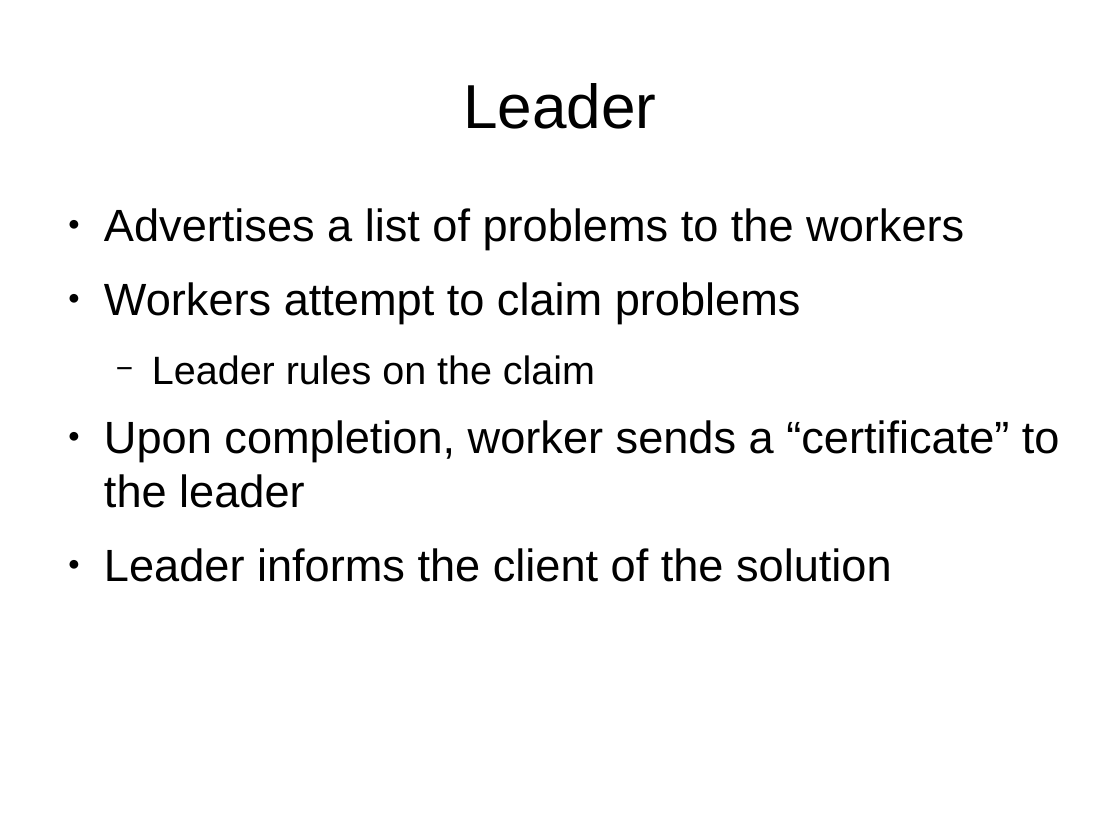
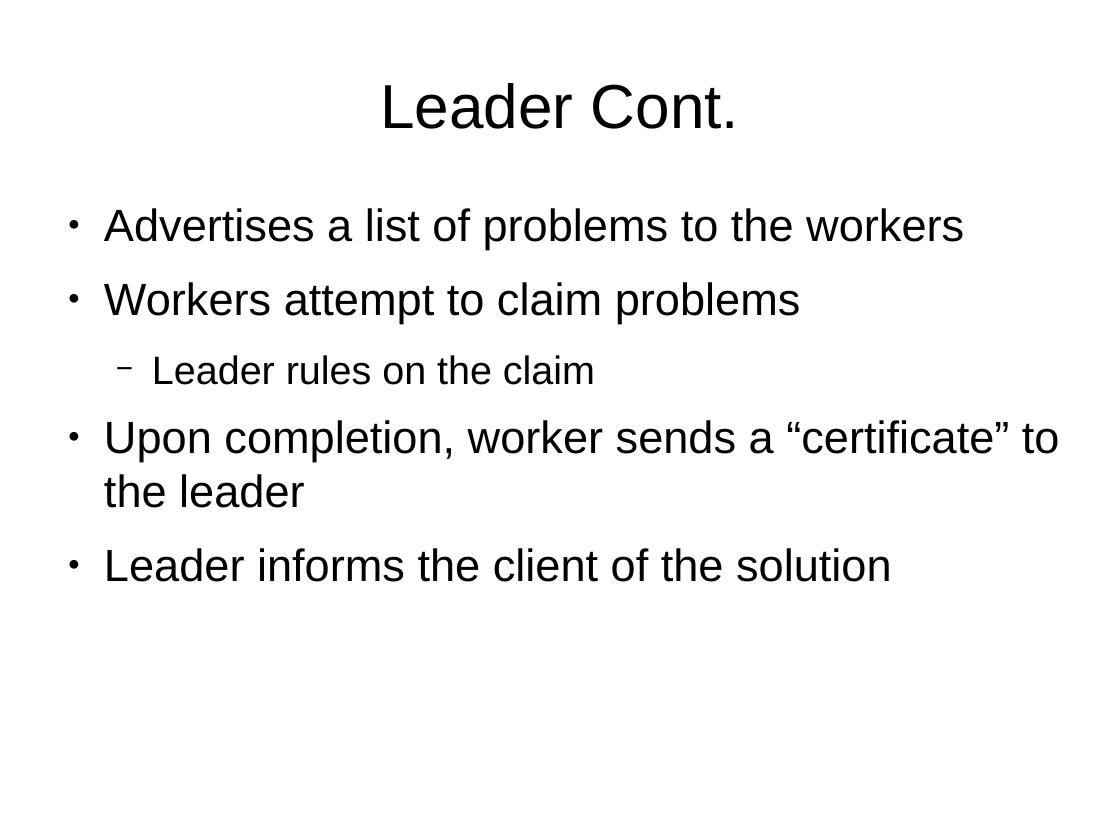
Before and after one commit to junekihong/GenomicsProject, a slide deck: slide 7 of Presentation.odp (slide 10 before the commit). Drawn at 1120x840 pixels with LibreOffice and Linux fonts; fonts in the diff are those of the drawing. Boxes give left, top, right and bottom in pixels: in the first picture for what was removed or moved away, otherwise in the second. Text is boxed around its words. In the diff, an @@ line names an element or a change of style, - is before the commit and + after.

```diff
--- a/Presentation.odp
+++ b/Presentation.odp
@@ title at (380, 83, 739, 129): text changed @@
-Leader
+Leader Cont.
```
Also in this commit, not shown: 1 other slide changed, 2 slides removed.
